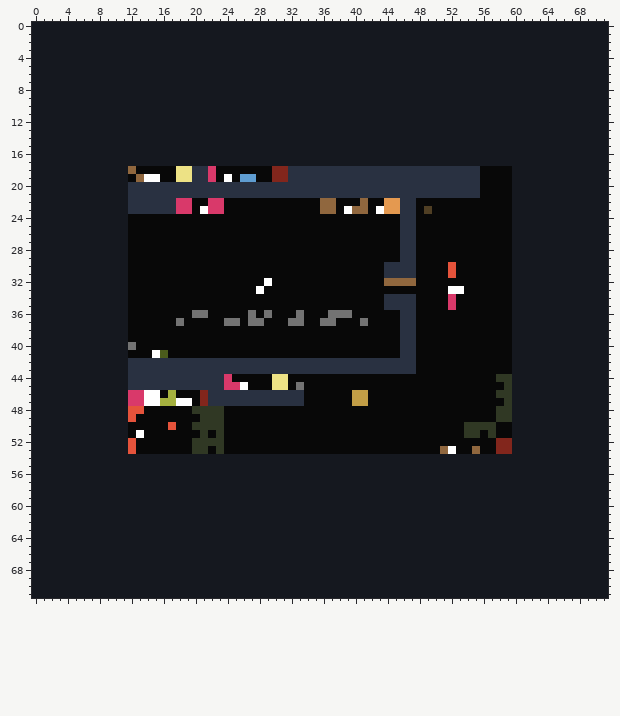
One commit to this sprite sheet: 312level.png. Above is the file before it was changed.
The file is 72x72 pixels.
Once edited:
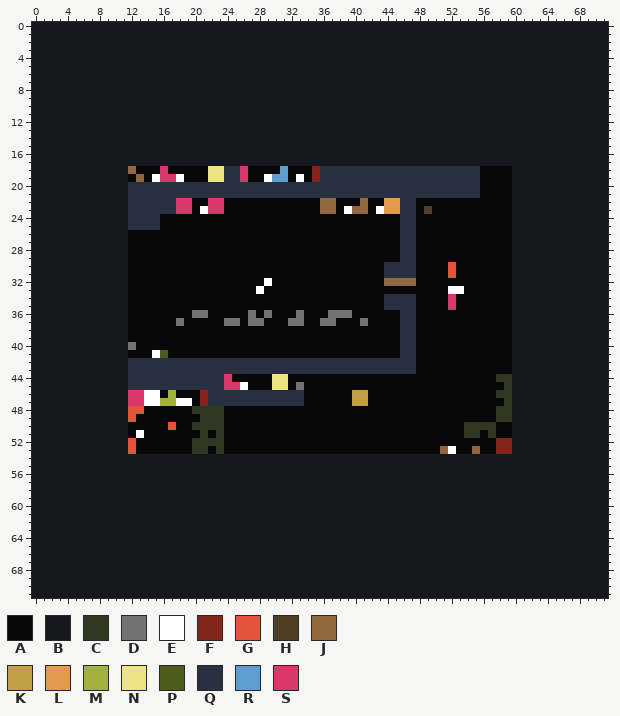
Palette (. is transparent): A #080808  B #15181f  C #303824  D #737373  E #ffffff  F #82261c  G #e5533b  H #503f24  J #90673e  K #c29e46  L #e49950  M #a5b13f  N #ede285  P #4b5c1c  Q #293141  R #5f9dd1  S #d9396a
From old to new:
y 18: x 16 A -> S; x 18..26 NNQQSAAAA -> AAAANNQQS; x 30..35 FFQQQQ -> ARAAAF
y 19: x 14 E -> A; x 16..27 AANNQQSAEARR -> SSEAAANNQQSA; x 29..35 AFFQQQQ -> ERRAEAF
y 24..25: x 12..15 AAAA -> QQQQ
Boxes around the changes in both pictures, in picture pixels (x1, y1, x2, y2):
changed: (144, 166, 320, 182)
changed: (128, 214, 160, 230)
